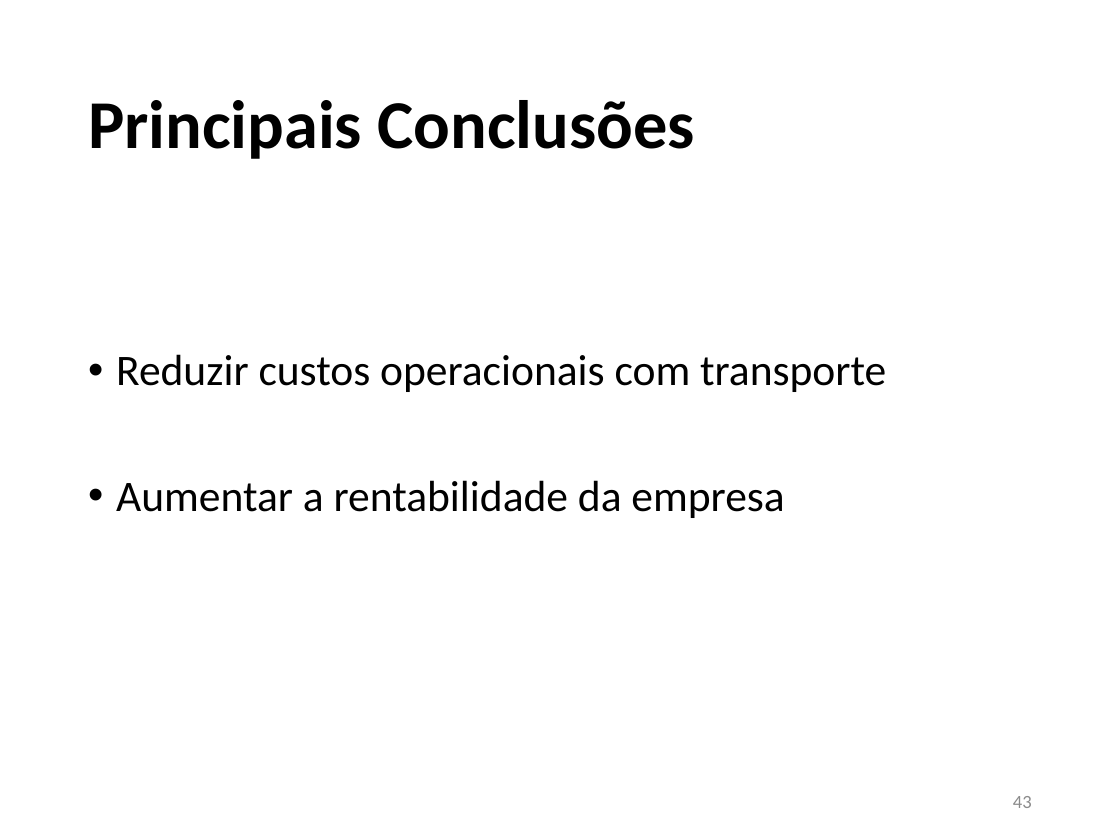
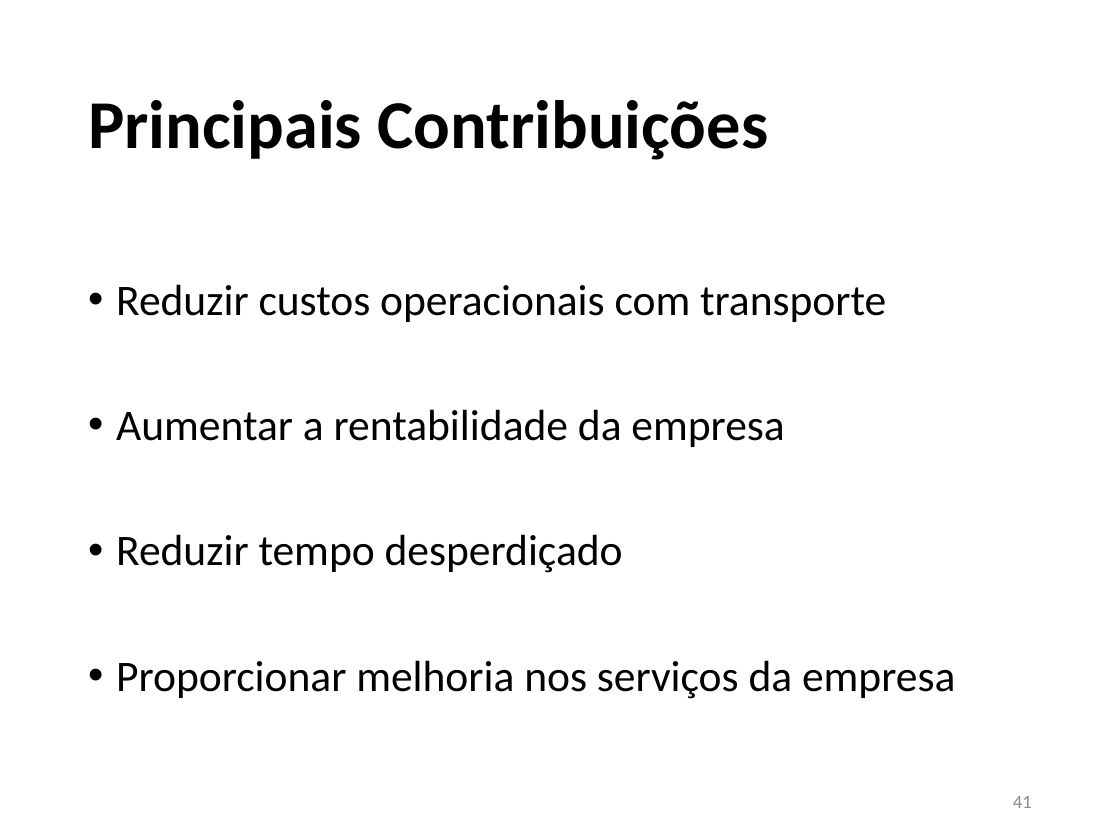
Before and after one commit to JoaoVFG/documentacaoTG, a slide deck: slide 41 of APRESENTAÇÃO JOAO VITOR.pptx (slide 43 before the commit). Drawn at 1120x840 pixels with LibreOffice and Linux fonts; fonts in the diff are those of the drawing. Boxes give left, top, right and bottom in pixels: in the first picture for what was removed or moved away, otherwise in the second. Text is boxed around its words. In the diff, an @@ line names an element or a change of style, - is before the commit and + after.

```diff
--- a/APRESENTAÇÃO JOAO VITOR.pptx
+++ b/APRESENTAÇÃO JOAO VITOR.pptx
@@ title at [88, 100, 769, 160]: text changed @@
-Principais Conclusões
+Principais Contribuições
@@ text "Reduzir custos operacionais com transporte": place and size @@
-text "Reduzir custos operacionais com transporte" at [116, 354, 886, 518]
+text "Reduzir custos operacionais com transporte" at [116, 284, 955, 699]
@@ text at [116, 534, 955, 699]: paragraphs added @@
+• Reduzir tempo desperdiçado
+• Proporcionar melhoria nos serviços da empresa
@@ page number at [1013, 796, 1032, 808]: text changed @@
-43
+41
```
Also in this commit, not shown: 12 other slides changed, 3 slides removed, 6 other files.
